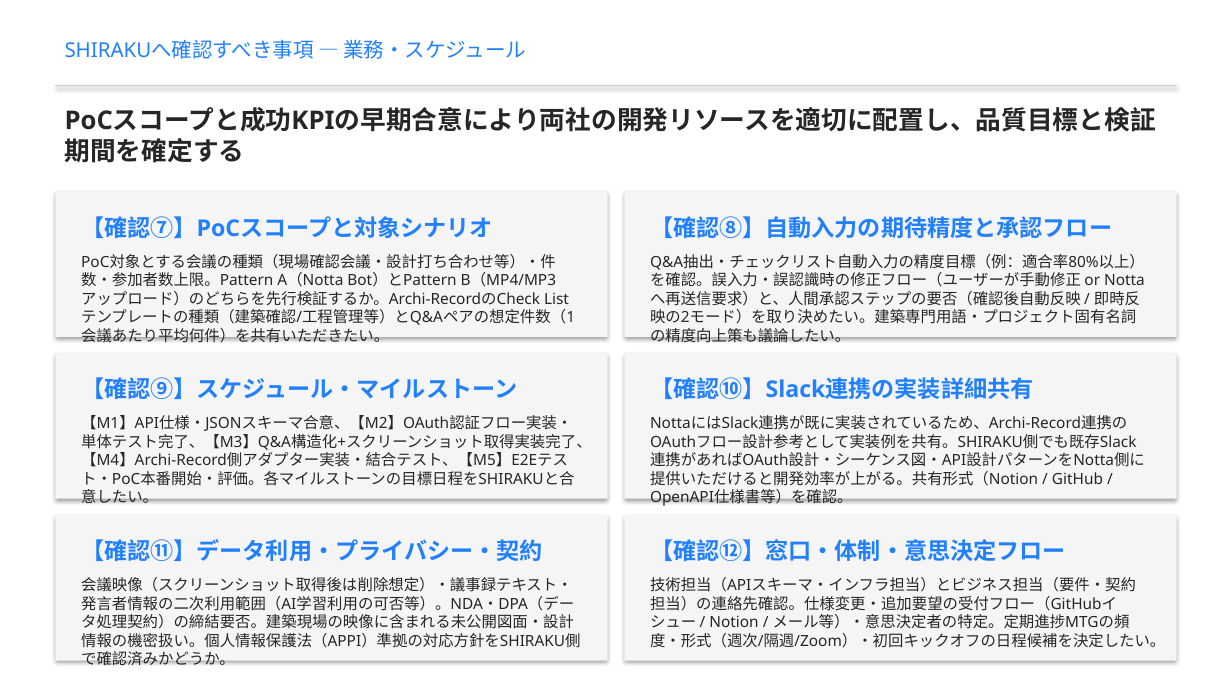
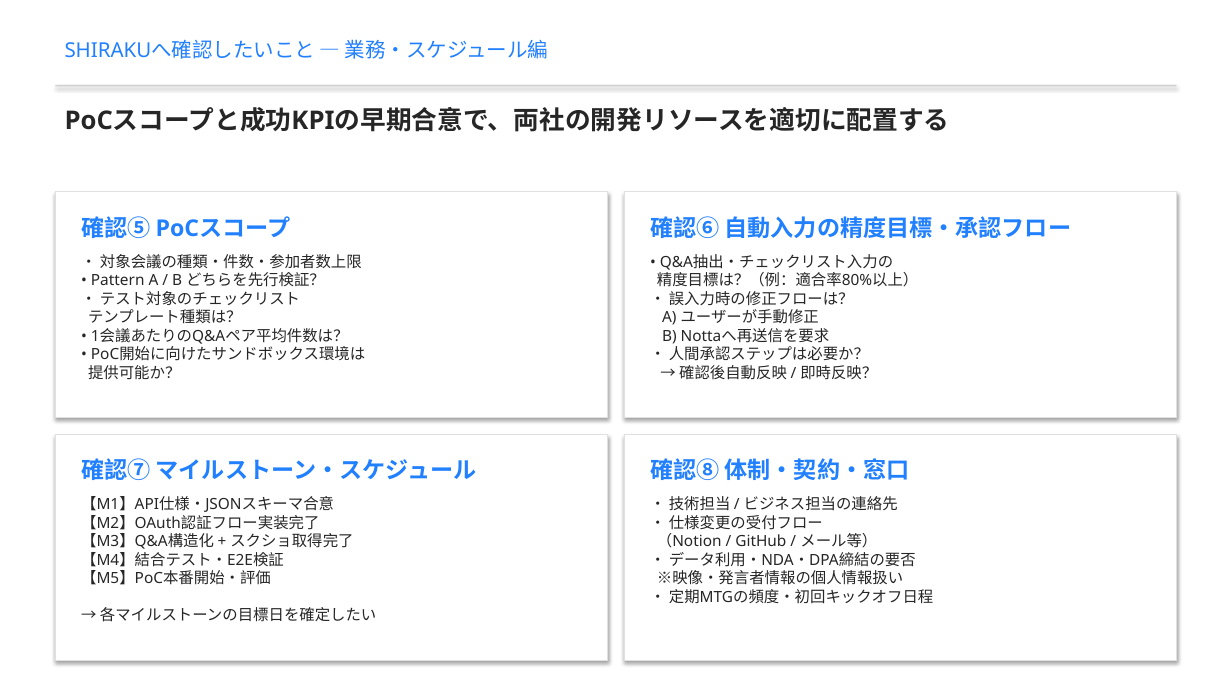
Before and after one commit to hideakikawano-beep/pptCreate, a slide deck: slide 6 of shiraku_notta_api_discussion_presentation.pptx (slide 5 before the commit). Drawn at 1232x693 pixels with LibreOffice and Linux fonts; fonts in the diff are those of the drawing. Boxes give left, top, right and bottom in pixels: in the first picture for what was removed or moved away, otherwise in the second. Text is boxed around its words. In the diff, an @@ line names an element or a change of style, - is before the commit and + after.

```diff
--- a/shiraku_notta_api_discussion_presentation.pptx
+++ b/shiraku_notta_api_discussion_presentation.pptx
@@ text at (x1=65, y1=39, x2=548, y2=59): text changed @@
-SHIRAKUへ確認すべき事項 ― 業務・スケジュール
+SHIRAKUへ確認したいこと ― 業務・スケジュール編
@@ text at (x1=65, y1=107, x2=950, y2=132): text changed @@
-PoCスコープと成功KPIの早期合意により両社の開発リソースを適切に配置し、品質目標と検証期間を確定する
+PoCスコープと成功KPIの早期合意で、両社の開発リソースを適切に配置する
@@ rectangle resized from (x1=55, y1=192, x2=607, y2=337) to (x1=55, y1=192, x2=607, y2=419) @@
@@ rectangle resized from (x1=624, y1=192, x2=1176, y2=337) to (x1=624, y1=192, x2=1176, y2=419) @@
@@ text at (x1=81, y1=216, x2=291, y2=238): text changed @@
-【確認⑦】PoCスコープと対象シナリオ
+確認⑤ PoCスコープ
@@ text at (x1=650, y1=216, x2=1072, y2=238): text changed @@
-【確認⑧】自動入力の期待精度と承認フロー
+確認⑥ 自動入力の精度目標・承認フロー
@@ text at (x1=88, y1=254, x2=365, y2=380): text changed @@
-PoC対象とする会議の種類（現場確認会議・設計打ち合わせ等）・件数・参加者数上限。Pattern A（Notta Bot）とPattern B（MP4/MP3アップロード）のどちらを先行検証するか。Archi-RecordのCheck Listテンプレートの種類（建築確認/工程管理等）とQ&Aペアの想定件数（1会議あたり平均何件）を共有いただきたい。
+• 対象会議の種類・件数・参加者数上限
+• Pattern A / B どちらを先行検証？
+• テスト対象のチェックリスト
+テンプレート種類は？
+• 1会議あたりのQ&Aペア平均件数は？
+• PoC開始に向けたサンドボックス環境は
+提供可能か？
@@ text at (x1=657, y1=254, x2=918, y2=380): text changed @@
-Q&A抽出・チェックリスト自動入力の精度目標（例：適合率80%以上）を確認。誤入力・誤認識時の修正フロー（ユーザーが手動修正 or Nottaへ再送信要求）と、人間承認ステップの要否（確認後自動反映 / 即時反映の2モード）を取り決めたい。建築専門用語・プロジェクト固有名詞の精度向上策も議論したい。
+• Q&A抽出・チェックリスト入力の
+精度目標は？（例：適合率80%以上）
+• 誤入力時の修正フローは？
+A) ユーザーが手動修正
+B) Nottaへ再送信を要求
+• 人間承認ステップは必要か？
+→ 確認後自動反映 / 即時反映？
@@ text removed at (x1=650, y1=415, x2=1145, y2=506) @@
-NottaにはSlack連携が既に実装されているため、Archi-Record連携のOAuthフロー設計参考として実装例を共有。SHIRAKU側でも既存Slack連携があればOAuth設計・シーケンス図・API設計パターンをNotta側に提供いただけると開発効率が上がる。共有形式（Notion / GitHub / OpenAPI仕様書等）を確認。
@@ rectangle resized from (x1=55, y1=354, x2=607, y2=499) to (x1=55, y1=434, x2=607, y2=661) @@
@@ fill #F5F5F5 to #FFFFFF; outline none to #E0E0E0 0.75 pt in 4 elements at (x1=55, y1=192, x2=607, y2=419), (x1=624, y1=192, x2=1176, y2=419), (x1=55, y1=434, x2=607, y2=661), (x1=624, y1=434, x2=1176, y2=661) @@
@@ rectangle resized from (x1=624, y1=354, x2=1176, y2=499) to (x1=624, y1=434, x2=1176, y2=661) @@
@@ text at (x1=81, y1=458, x2=477, y2=480): text changed @@
-【確認⑨】スケジュール・マイルストーン
+確認⑦ マイルストーン・スケジュール
@@ text at (x1=650, y1=458, x2=910, y2=480): text changed @@
-【確認⑩】Slack連携の実装詳細共有
+確認⑧ 体制・契約・窓口
@@ text at (x1=81, y1=496, x2=376, y2=622): text changed @@
-【M1】API仕様・JSONスキーマ合意、【M2】OAuth認証フロー実装・単体テスト完了、【M3】Q&A構造化+スクリーンショット取得実装完了、【M4】Archi-Record側アダプター実装・結合テスト、【M5】E2Eテスト・PoC本番開始・評価。各マイルストーンの目標日程をSHIRAKUと合意したい。
+【M1】API仕様・JSONスキーマ合意
+【M2】OAuth認証フロー実装完了
+【M3】Q&A構造化 + スクショ取得完了
+【M4】結合テスト・E2E検証
+【M5】PoC本番開始・評価
+→ 各マイルストーンの目標日を確定したい
@@ text at (x1=657, y1=496, x2=933, y2=604): text changed @@
-技術担当（APIスキーマ・インフラ担当）とビジネス担当（要件・契約担当）の連絡先確認。仕様変更・追加要望の受付フロー（GitHubイシュー / Notion / メール等）・意思決定者の特定。定期進捗MTGの頻度・形式（週次/隔週/Zoom）・初回キックオフの日程候補を決定したい。
+• 技術担当 / ビジネス担当の連絡先
+• 仕様変更の受付フロー
+（Notion / GitHub / メール等）
+• データ利用・NDA・DPA締結の要否
+※映像・発言者情報の個人情報扱い
+• 定期MTGの頻度・初回キックオフ日程
@@ rectangle removed at (x1=55, y1=516, x2=607, y2=661) @@
@@ text removed at (x1=81, y1=539, x2=543, y2=561) @@
-【確認⑪】データ利用・プライバシー・契約
@@ rectangle removed at (x1=624, y1=516, x2=1176, y2=661) @@
@@ text removed at (x1=650, y1=539, x2=1066, y2=561) @@
-【確認⑫】窓口・体制・意思決定フロー
@@ text removed at (x1=81, y1=577, x2=580, y2=648) @@
-会議映像（スクリーンショット取得後は削除想定）・議事録テキスト・発言者情報の二次利用範囲（AI学習利用の可否等）。NDA・DPA（データ処理契約）の締結要否。建築現場の映像に含まれる未公開図面・設計情報の機密扱い。個人情報保護法（APPI）準拠の対応方針をSHIRAKU側で確認済みかどうか。
```
Also in this commit, not shown: 3 other slides changed, 1 slide added, 1 other file.
